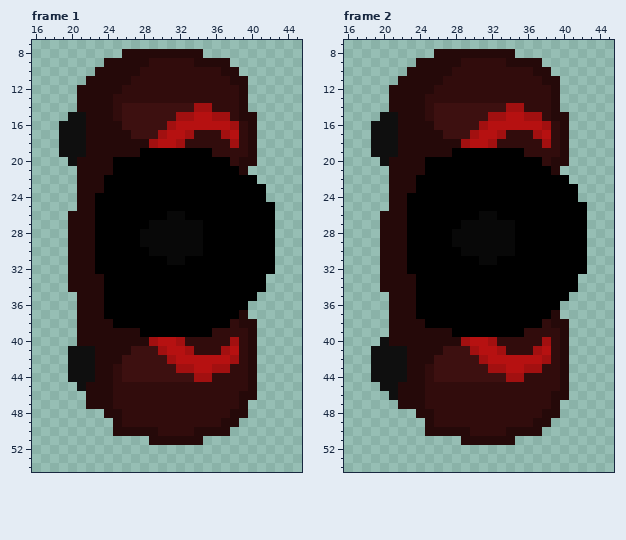
Two versions of one pixel-art file, Test Concepts and Sprites/Mobs/sprite_Main.ase. The picture above is the old version.
64x64 pixels, 5 frames. Colours within 5 levels of each other are drawn and written as one. Shown: frame 1: x 16..45, y 7..54; frame 2: x 16..45, y 7..54. The commit also changed other frames, which this record leaves out.
New version:
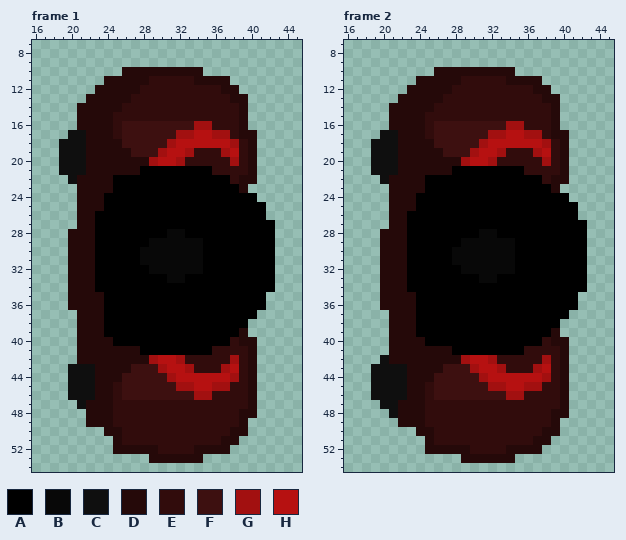
Palette (. is transparent): A #000000  B #080808  C #0f0f0f  D #250909  E #310c0c  F #3d1010  G #a21010  H #b61111
Edits made:
Frame 1:
y 8: x 26..34 DDDDDDDDD -> .........
y 9: x 24..37 DDDDDEEEEEDDDD -> ..............
y 10: x 23..25 DDD -> ...; x 28..38 EEEEEEEEEDD -> DDDDDDD....
y 11: x 22..23 DD -> ..; x 27..28 EE -> DD; x 34..39 EEEEDD -> DDDD..
y 12: x 21..22 DD -> ..; x 26..27 EE -> DD; x 37..39 EED -> DD.
y 13: x 21 D -> .; x 25..26 EE -> DD; x 38 E -> D
y 14: x 25..35 EFFFFFFFFGG -> DEEEEEEEEEE
y 15: x 20..21 CC -> .D; x 26..37 FFFFFFGGHHGG -> EEEEEEEEEEEE; x 40 D -> .
y 16: x 19..21 CCC -> ..D; x 25 D -> E; x 31..40 GHHHHHHGED -> FFFGGEEED.
y 17: x 19 C -> .; x 25..26 DD -> EF; x 30..32 GHH -> FFG; x 34..36 EEE -> HHG; x 38..39 HE -> ED
y 18: x 26..37 DDDGHHGEEEEE -> FFFFFGHHHHHH
y 19: x 27..35 DAAAAAAAA -> FFFGHHGEE; x 37..38 EE -> GH
y 20: x 19 . -> C; x 21 D -> C; x 25..39 AAAAAAAAAAAAAED -> DDDDGHHGEEEEEGE
y 21: x 19..21 ..D -> CCC; x 25..27 AAA -> DDD; x 36..40 AAAD. -> EEEED
y 22: x 20 . -> C; x 24 A -> D; x 38..40 AAA -> EDD
y 23: x 24 A -> D; x 39..41 AAA -> D..
y 24: x 23 A -> D; x 41 A -> .
y 25: x 23 A -> D; x 42 A -> .
y 26: x 20 D -> .; x 31..32 BB -> AA; x 42 A -> .
y 27: x 20 D -> .; x 29..34 BBBBBB -> AAAAAA
y 28: x 28..30 BBB -> AAA; x 33..34 BB -> AA
y 29: x 28 B -> A
y 30: x 28 A -> B
y 31: x 28..30 AAA -> BBB; x 33..34 AA -> BB
y 32: x 29..34 AAAAAA -> BBBBBB
y 33: x 23 D -> A; x 31..32 AA -> BB; x 42 . -> A
y 34: x 23 D -> A; x 42 . -> A
y 35: x 20 . -> D; x 41 . -> A
y 36: x 20 . -> D; x 40..41 .. -> AA
y 37: x 39..40 D. -> AA
y 38: x 24 D -> A; x 38..40 EDD -> AA.
y 39: x 24..27 DDDD -> AAAA; x 36..40 EEEED -> AAAD.
y 40: x 25..39 DDDDGHHGEEEEEGE -> AAAAAAAAAAAAAED
y 41: x 20..22 CCC -> .DD; x 27..35 FFFGHHGEE -> DAAAAAAAA; x 37..38 GH -> EE
y 42: x 20..22 CCC -> .DD; x 26..37 FFFFFGHHHHHH -> DDDGHHGEEEEE
y 43: x 25..26 EF -> DD; x 30..32 FFG -> GHH; x 34..36 HHG -> EEE; x 38 E -> H
y 44: x 25 E -> D; x 31..38 FFFGGEEE -> GHHHHHHG
y 45: x 20 . -> C; x 22 D -> C; x 26..37 EEEEEEEEEEEE -> FFFFFFGGHHGG
y 46: x 20..22 ..D -> CCC; x 26..35 EEEEEEEEEE -> FFFFFFFFGG; x 39 D -> E
y 47: x 21 . -> C; x 39..40 D. -> ED
y 48: x 22..23 .. -> DD; x 25 D -> E; x 38 D -> E; x 40 . -> D
y 49: x 22..25 ...D -> DDDE; x 37..39 DD. -> EED
y 50: x 24 . -> D; x 26..29 DDDD -> EEEE; x 34..39 DDDD.. -> EEEEDD
y 51: x 25..38 ....DDDDDD.... -> DEEEEEEEEEEEDD
y 52: x 25..37 ............. -> DDDDDEEEEDDDD
y 53: x 29..34 ...... -> DDDDDD
Frame 2:
y 8: x 26..34 DDDDDDDDD -> .........
y 9: x 24..37 DDDDDEEEEEDDDD -> ..............
y 10: x 23..25 DDD -> ...; x 28..38 EEEEEEEEEDD -> DDDDDDD....
y 11: x 22..23 DD -> ..; x 27..28 EE -> DD; x 34..39 EEEEDD -> DDDD..
y 12: x 21..22 DD -> ..; x 26..27 EE -> DD; x 37..39 EED -> DD.
y 13: x 21 D -> .; x 25..26 EE -> DD; x 38 E -> D
y 14: x 25..35 EFFFFFFFFGG -> DEEEEEEEEEE
y 15: x 20..21 CC -> .D; x 26..37 FFFFFFGGHHGG -> EEEEEEEEEEEE; x 40 D -> .
y 16: x 19..21 CCC -> ..D; x 25 D -> E; x 31..40 GHHHHHHGED -> FFFGGEEED.
y 17: x 19 C -> .; x 25..26 DD -> EF; x 30..32 GHH -> FFG; x 34..36 EEE -> HHG; x 38..39 HE -> ED
y 18: x 26..37 DDDGHHGEEEEE -> FFFFFGHHHHHH
y 19: x 27..35 DAAAAAAAA -> FFFGHHGEE; x 37..38 EE -> GH
y 20: x 19 . -> C; x 21 D -> C; x 25..39 AAAAAAAAAAAAAED -> DDDDGHHGEEEEEGE
y 21: x 19..21 ..D -> CCC; x 25..27 AAA -> DDD; x 36..40 AAAD. -> EEEED
y 22: x 20 . -> C; x 24 A -> D; x 38..40 AAA -> EDD
y 23: x 24 A -> D; x 39..41 AAA -> D..
y 24: x 23 A -> D; x 41 A -> .
y 25: x 23 A -> D; x 42 A -> .
y 26: x 20 D -> .; x 31..32 BB -> AA; x 42 A -> .
y 27: x 20 D -> .; x 29..34 BBBBBB -> AAAAAA
y 28: x 28..30 BBB -> AAA; x 33..34 BB -> AA
y 29: x 28 B -> A
y 30: x 28 A -> B
y 31: x 28..30 AAA -> BBB; x 33..34 AA -> BB
y 32: x 29..34 AAAAAA -> BBBBBB
y 33: x 23 D -> A; x 31..32 AA -> BB; x 42 . -> A
y 34: x 23 D -> A; x 42 . -> A
y 35: x 20 . -> D; x 41 . -> A
y 36: x 20 . -> D; x 40..41 .. -> AA
y 37: x 39..40 D. -> AA
y 38: x 24 D -> A; x 38..40 EDD -> AA.
y 39: x 24..27 DDDD -> AAAA; x 36..40 EEEED -> AAAD.
y 40: x 20 C -> .; x 25..39 DDDDGHHGEEEEEGE -> AAAAAAAAAAAAAED
y 41: x 19..22 CCCC -> ..DD; x 27..35 FFFGHHGEE -> DAAAAAAAA; x 37..38 GH -> EE
y 42: x 19 C -> .; x 21..22 CC -> DD; x 26..37 FFFFFGHHHHHH -> DDDGHHGEEEEE
y 43: x 25..26 EF -> DD; x 30..32 FFG -> GHH; x 34..36 HHG -> EEE; x 38 E -> H
y 44: x 25 E -> D; x 31..38 FFFGGEEE -> GHHHHHHG
y 45: x 19 . -> C; x 22 D -> C; x 26..37 EEEEEEEEEEEE -> FFFFFFGGHHGG
y 46: x 19..20 .. -> CC; x 22 D -> C; x 26..35 EEEEEEEEEE -> FFFFFFFFGG; x 39 D -> E
y 47: x 20..21 .. -> CC; x 39..40 D. -> ED
y 48: x 21..23 ... -> CDD; x 25 D -> E; x 38 D -> E; x 40 . -> D
y 49: x 22..25 ...D -> DDDE; x 37..39 DD. -> EED
y 50: x 24 . -> D; x 26..29 DDDD -> EEEE; x 34..39 DDDD.. -> EEEEDD
y 51: x 25..38 ....DDDDDD.... -> DEEEEEEEEEEEDD
y 52: x 25..37 ............. -> DDDDDEEEEDDDD
y 53: x 29..34 ...... -> DDDDDD
Pixel boxes of the changes (left, top, right, bottom) in both pictures:
changed: (59, 49, 275, 463)
changed: (371, 49, 587, 463)
